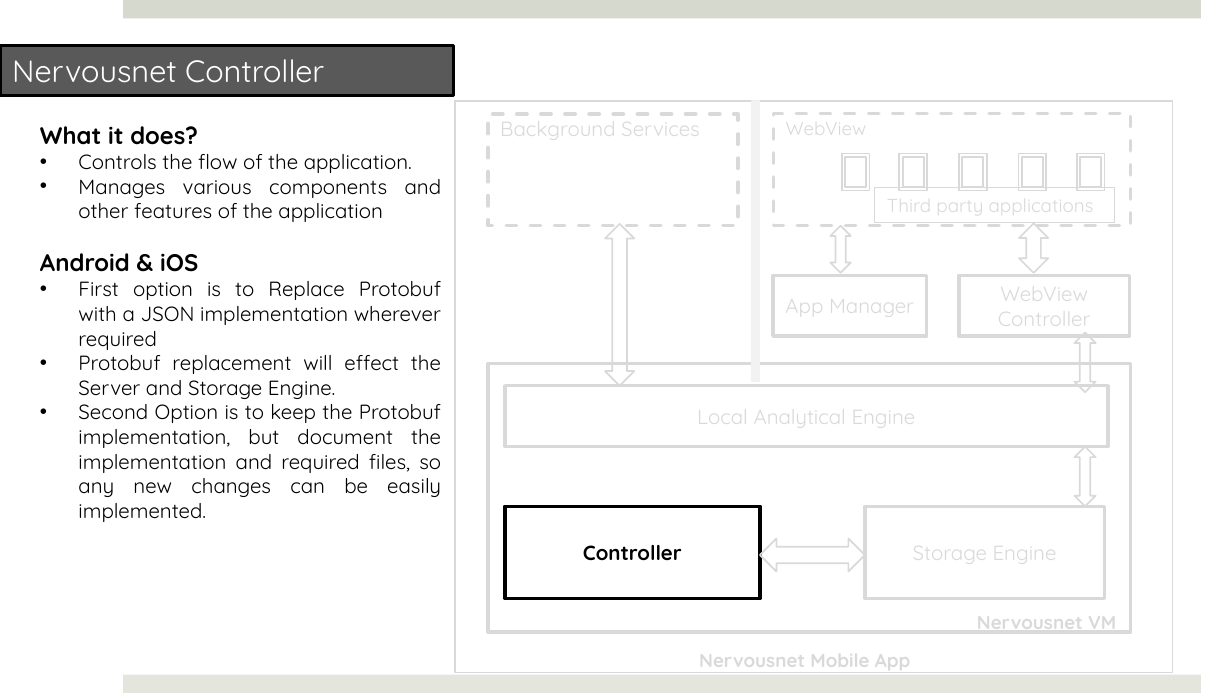
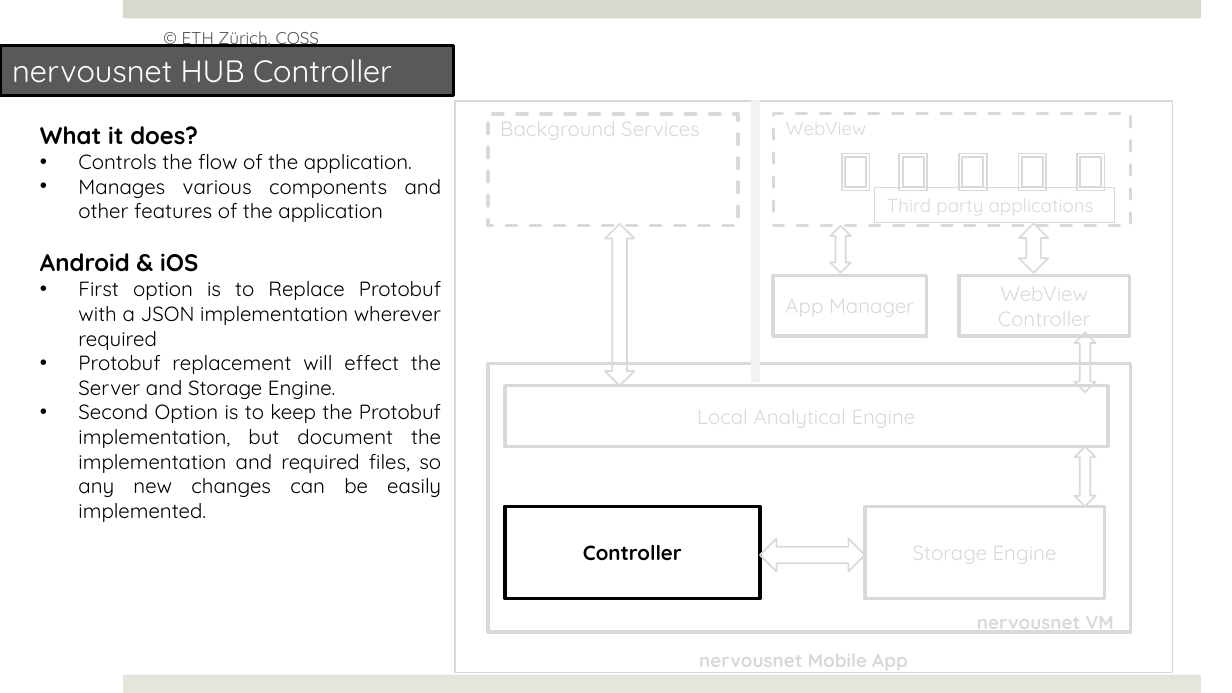
Before and after one commit to prasad79/nervousnet, a slide deck: slide 6 of Documents/NervousNet_Redesign.pptx (slide 5 before the commit). Drawn at 1232x693 pixels with LibreOffice and Linux fonts; fonts in the diff are those of the drawing. Boxes give left, top, right and bottom in pixels: in the first picture for what was removed or moved away, otherwise in the second. Text is boxed around its words. In the diff, an @@ line names an element or a change of style, - is before the commit and + after.

```diff
--- a/Documents/NervousNet_Redesign.pptx
+++ b/Documents/NervousNet_Redesign.pptx
@@ text in rectangle at (12, 59, 392, 83): text changed @@
-Nervousnet Controller
+nervousnet HUB Controller
@@ text added at (182, 31, 319, 49), 10 pt, text #595959 @@
+© ETH Zürich, COSS
@@ text at (977, 607, 1114, 635): text changed @@
-Nervousnet VM
+nervousnet VM
@@ text at (699, 645, 908, 673): text changed @@
-Nervousnet Mobile App
+nervousnet Mobile App
```
Also in this commit, not shown: 17 other slides changed, 2 slides removed, 33 other files.
